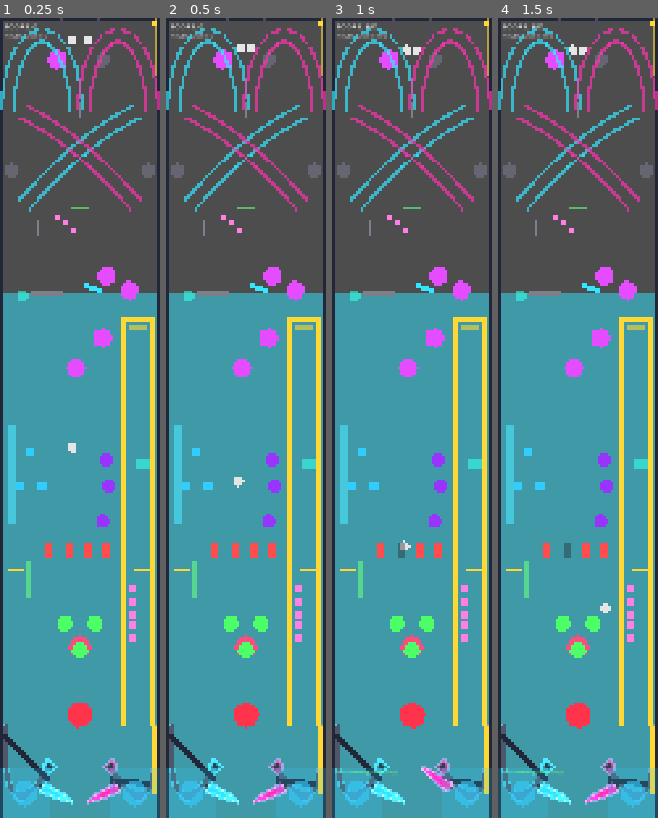
Above: before the commit, frames 1-4 (left to right).
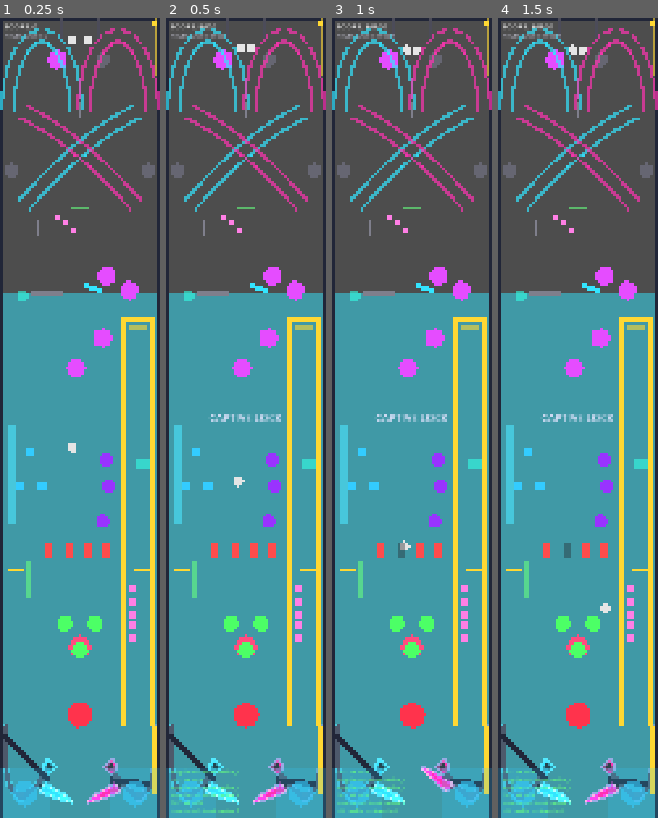
Above: after the commit, the same moments.

Repository: nobody174/pinball-adventure
Game: Godot game, scene res://tables/the_glitch/the_glitch.tscn
Two runs of this game, one before a commit and one after it. Both use one fixed random seed, a clock stepped at 60 frames per second and the inputs below. This scene is started directly instead of the project's main scene.
Inputs (mouse positions are in pixels of both pictures, inside the frame that each line leads up to):
- Up to frame 1 (0.25 s): no input
- Up to frame 2 (0.5 s): no input
- Up to frame 3 (1 s): tap Enter at 0.5 s; move the mouse to (447, 378) at 0.52 s; hold Right (flip_right) from 0.53 s (still down); tap Up (launch_ball) at 0.6 s; click (447, 378) at 0.67 s
- Up to frame 4 (1.5 s): release Right (flip_right) at 1.25 s; drag from (546, 458) to (578, 650) at 1.27 s

Frame 1 is identical in both runs. In frame 2, 0.8% of the frame differs, in the area x 3-72%, y 0-100%; in frame 3, 0.8%; in frame 4, 0.8%.

Commit message:
feat(the_glitch): wire scoring/objectives for the entire UpperZone
Every new element from the full-layout rebuild is now actually
connected to scoring, not just inert geometry with working collision:

- Mini target cluster: new hit_targets objective, completing it
  triggers the collapsing bridge (ties two new subsystems together
  rather than leaving them independent).
- Captive dual: new hit_targets objective across both captive balls,
  same pattern as the existing saucer_double objective.
- Rollunder gate hit opens the multi-level gate; standup bank
  completion (existing objective) now also opens the mid-zone timed
  gate -- connects old and new content instead of treating UpperZone
  as isolated from everything built earlier this session.
- VUK-to-Level-2 capture activates the magnetic accelerator trap.
- Direct scoring wired for: mini saucer kickout, capsule lock, skill
  shot target, subway entry, both cyber-ramp entrances.

Added a target_id + entered signal to ramp_layer_zone.gd (it had
neither before -- no way for a table to score a ramp shot without
it), with a regression test.

Verified with more than a parse check this time: `godot4 --headless
--scene tables/the_glitch/the_glitch.tscn --quit-after 10` actually
runs _ready() for real frames, which the standard `--quit` headless
check never does (main_scene is the physics prototype, not this
table) -- confirmed zero runtime errors, meaning every new
$UpperZone/... node-path lookup in the wiring above actually resolves
at runtime, not just parses.

88/88 tests passing.

Diff:
--- a/core/physics/ramp_layer_zone.gd
+++ b/core/physics/ramp_layer_zone.gd
@@ -19,6 +19,9 @@
 ## on the default layer so it can detect the ball regardless of the ball's
 ## current custom mask.
 
+signal entered(target_id: String)
+
+@export var target_id: String = ""
 @export var target_collision_mask: int = 1
 
 func _ready() -> void:
@@ -27,5 +30,6 @@
 func _on_body_entered(body: Node2D) -> void:
 	if body is RigidBody2D:
 		body.collision_mask = target_collision_mask
+		entered.emit(target_id)
 
 # Built with assistance from Claude Code by Anthropic.
--- a/tables/the_glitch/the_glitch.gd
+++ b/tables/the_glitch/the_glitch.gd
@@ -45,6 +45,13 @@
 
 const SAUCER_MAIN := "saucer_main"
 const SAUCER_SECONDARY := "saucer_secondary"
+
+const MINI_TARGET_1 := "mini_target_1"
+const MINI_TARGET_2 := "mini_target_2"
+const MINI_TARGET_3 := "mini_target_3"
+
+const CAPTIVE_1 := "captive_1"
+const CAPTIVE_2 := "captive_2"
 
 const SHADER_TARGET_POINTS := 100
 const CORE_CHARGED_HIT_POINTS := 1000
@@ -68,6 +75,18 @@
 const HIGH_SPEED_LOOP_POINTS := 120
 const SAUCER_DOUBLE_BONUS_POINTS := 900
 
+const MINI_TARGET_POINTS := 60
+const MINI_TARGET_CLUSTER_BONUS_POINTS := 700
+const CAPTIVE_STRIKE_POINTS := 100
+const CAPTIVE_DUAL_BONUS_POINTS := 1200
+const ROLLUNDER_GATE_POINTS := 50
+const VUK_LEVEL2_POINTS := 200
+const MINI_SAUCER_KICKOUT_POINTS := 150
+const CAPSULE_LOCK_POINTS := 175
+const SKILL_SHOT_POINTS := 500
+const SUBWAY_POINTS := 100
+const CYBER_RAMP_POINTS := 250
+
 @onready var _feedback_label: Label = $Feedback/Label
 @onready var _score_label: Label = $Feedback/ScoreLabel
 @onready var _high_score_label: Label = $Feedback/HighScoreLabel
@@ -117,6 +136,18 @@
 			"id": "saucer_double",
 			"type": "hit_targets",
 			"target_ids": [SAUCER_MAIN, SAUCER_SECONDARY],
+			"require_order": false,
+		},
+		{
+			"id": "mini_target_cluster",
+			"type": "hit_targets",
+			"target_ids": [MINI_TARGET_1, MINI_TARGET_2, MINI_TARGET_3],
+			"require_order": false,
+		},
+		{
+			"id": "captive_dual",
+			"type": "hit_targets",
+			"target_ids": [CAPTIVE_1, CAPTIVE_2],
 			"require_order": false,
 		},
 	])
@@ -165,6 +196,50 @@
 
 	wire_hit_group($StandupBank.get_children(), STANDUP_BANK_TARGET_POINTS,
 		func(id: String) -> void: _debug_terminal.log_event("> standup bank hit: %s" % id))
+
+	## -- UpperZone (full-layout rebuild) wiring --
+	var mid_zone := $UpperZone/MidZone
+	var crossover_zone := $UpperZone/CrossoverZone
+	var top_zone := $UpperZone/TopZone
+
+	wire_hit_group(mid_zone.get_node("MiniTargets").get_children(), MINI_TARGET_POINTS,
+		func(id: String) -> void: _debug_terminal.log_event("> mini target hit: %s" % id))
+
+	for captive in [top_zone.get_node("CaptiveBall1"), top_zone.get_node("CaptiveBall2")]:
+		captive.struck.connect(func(id: String) -> void:
+			GameState.add_score(CAPTIVE_STRIKE_POINTS)
+			register_target_hit(id)
+			_debug_terminal.log_event("> captive ball struck: %s" % id))
+
+	crossover_zone.get_node("RollunderGate").hit.connect(func(_id: String) -> void:
+		GameState.add_score(ROLLUNDER_GATE_POINTS)
+		crossover_zone.get_node("MultiLevelGate").trigger_open())
+
+	mid_zone.get_node("VukToLevel2").captured.connect(func(_id: String) -> void:
+		GameState.add_score(VUK_LEVEL2_POINTS)
+		top_zone.get_node("MagneticAcceleratorTrap").activate()
+		_debug_terminal.log_event("> VUK to level 2"))
+
+	mid_zone.get_node("MiniSaucerKickout").captured.connect(func(_id: String) -> void:
+		GameState.add_score(MINI_SAUCER_KICKOUT_POINTS))
+
+	top_zone.get_node("CapsuleLock").captured.connect(func(_id: String) -> void:
+		GameState.add_score(CAPSULE_LOCK_POINTS))
+
+	top_zone.get_node("SkillShotTarget").hit.connect(func(_id: String) -> void:
+		GameState.add_score(SKILL_SHOT_POINTS)
+		_show_feedback("SKILL SHOT", Color(1, 0.85, 0.2, 1)))
+
+	mid_zone.get_node("SubwayEntrance").entered.connect(func(_id: String) -> void:
+		GameState.add_score(SUBWAY_POINTS)
+		_debug_terminal.log_event("> subway entered"))
+
+	crossover_zone.get_node("RampAEntrance").entered.connect(func(_id: String) -> void:
+		GameState.add_score(CYBER_RAMP_POINTS)
+		_show_feedback("CYBER RAMP A", Color(0.2, 0.9, 1, 1)))
+	crossover_zone.get_node("RampBEntrance").entered.connect(func(_id: String) -> void:
+		GameState.add_score(CYBER_RAMP_POINTS)
+		_show_feedback("CYBER RAMP B", Color(1, 0.2, 0.7, 1)))
 
 	GameState.score_changed.connect(_on_score_changed)
 	GameState.reset_score()
@@ -203,11 +278,21 @@
 	elif objective_id == "standup_bank":
 		GameState.add_score(STANDUP_BANK_BONUS_POINTS)
 		_show_feedback("BANK CLEARED", Color(1, 0.5, 0.9, 1))
+		$UpperZone/MidZone/TimedGate.trigger_open()
 		objectives.get_objective("standup_bank").reset() ## Flash-recover targets, unlike Firewall's drop bank — safe to repeat immediately.
 	elif objective_id == "saucer_double":
 		GameState.add_score(SAUCER_DOUBLE_BONUS_POINTS)
 		_show_feedback("DUAL CAPTURE", Color(0.9, 0.3, 1, 1))
 		objectives.get_objective("saucer_double").reset() ## Each saucer can be hit again any time — safe to repeat immediately.
+	elif objective_id == "mini_target_cluster":
+		GameState.add_score(MINI_TARGET_CLUSTER_BONUS_POINTS)
+		_show_feedback("MINI TARGETS CLEARED", Color(1, 0.5, 0.9, 1))
+		$UpperZone/MidZone/CollapsingBridge.trigger_collapse()
+		objectives.get_objective("mini_target_cluster").reset() ## Flash-recover targets — safe to repeat immediately.
+	elif objective_id == "captive_dual":
+		GameState.add_score(CAPTIVE_DUAL_BONUS_POINTS)
+		_show_feedback("CAPTIVE LOCK", Color(0.9, 0.9, 1, 1))
+		objectives.get_objective("captive_dual").reset() ## Each captive ball can be struck again any time — safe to repeat immediately.
 
 func _on_core_hit_while_charged() -> void:
 	## Closes the repair loop: rebuild the shaders, then cash it in at the
--- a/tables/the_glitch/the_glitch.tscn
+++ b/tables/the_glitch/the_glitch.tscn
@@ -1264,6 +1264,7 @@
 [node name="RampAEntrance" type="Area2D" parent="UpperZone/CrossoverZone" index="6"]
 position = Vector2(60, -905)
 script = ExtResource("18_ramplayer")
+target_id = "cyber_ramp_a"
 target_collision_mask = 3
 
 [node name="CollisionShape2D" type="CollisionShape2D" parent="UpperZone/CrossoverZone/RampAEntrance" index="0"]
@@ -1280,6 +1281,7 @@
 [node name="RampBEntrance" type="Area2D" parent="UpperZone/CrossoverZone" index="8"]
 position = Vector2(360, -905)
 script = ExtResource("18_ramplayer")
+target_id = "cyber_ramp_b"
 target_collision_mask = 5
 
 [node name="CollisionShape2D" type="CollisionShape2D" parent="UpperZone/CrossoverZone/RampBEntrance" index="0"]
--- a/test/unit/test_ramp_layer_zone.gd
+++ b/test/unit/test_ramp_layer_zone.gd
@@ -2,10 +2,11 @@
 
 const RampLayerZoneScript := preload("res://core/physics/ramp_layer_zone.gd")
 
-func _make_zone(target_mask: int) -> Area2D:
+func _make_zone(target_mask: int, id: String = "") -> Area2D:
 	var zone := Area2D.new()
 	zone.set_script(RampLayerZoneScript)
 	zone.target_collision_mask = target_mask
+	zone.target_id = id
 	add_child_autofree(zone)
 	return zone
 
@@ -32,6 +33,16 @@
 	exit_zone._on_body_entered(ball)
 	assert_eq(ball.collision_mask, 1)
 
+func test_emits_entered_with_target_id() -> void:
+	var zone := _make_zone(1 | 2, "ramp_a")
+	var ball := RigidBody2D.new()
+	add_child_autofree(ball)
+	watch_signals(zone)
+
+	zone._on_body_entered(ball)
+
+	assert_signal_emitted_with_parameters(zone, "entered", ["ramp_a"])
+
 func test_ignores_non_rigidbody() -> void:
 	var zone := _make_zone(1 | 2)
 	var node: Node2D = autofree(Node2D.new())
